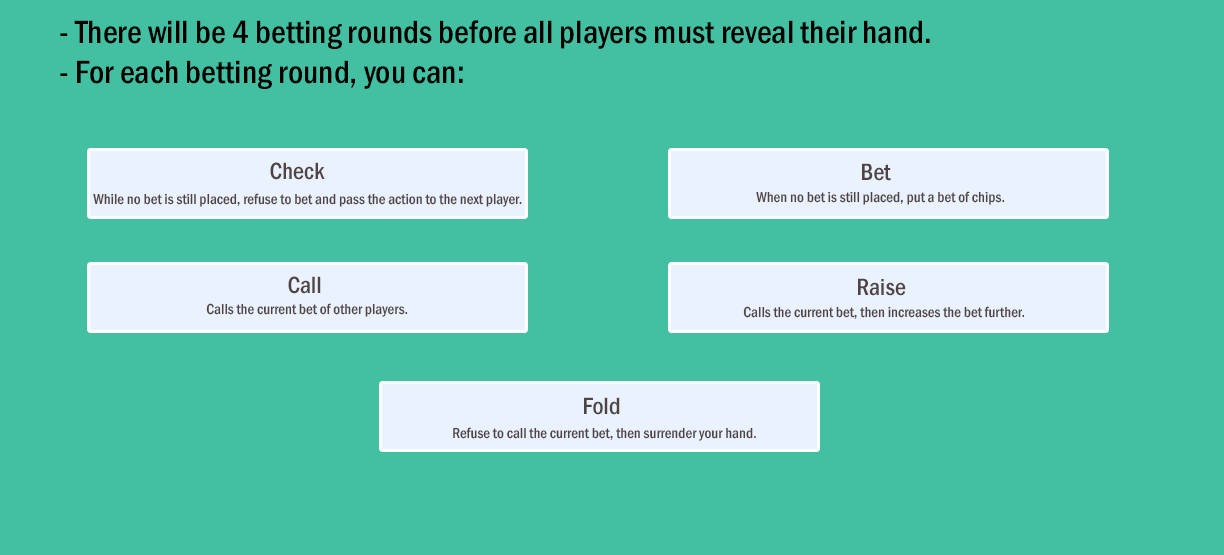
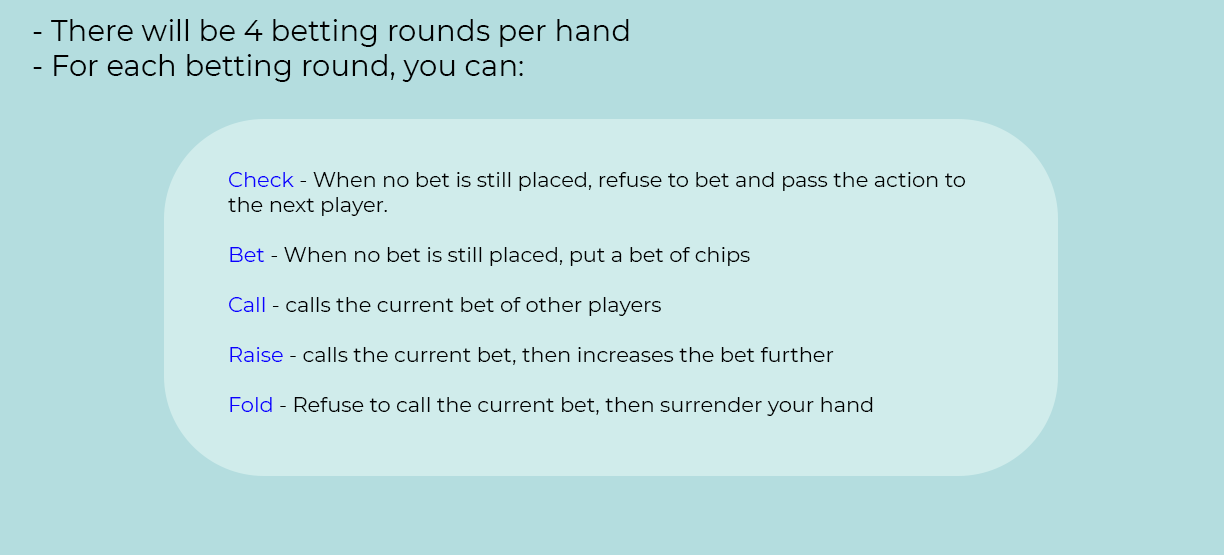
Two versions of the same layered image (1224 x 555). Layer-by-layer changes:
hid "Refuse to call the current bet, then surrender your hand." over <box>379,381,820,452</box>
hid "Calls the current bet, then increases the bet further." over <box>668,262,1109,333</box>
hid "Calls the current bet of other players." over <box>87,262,528,333</box>
hid "While no bet is still placed, refuse to bet and pass the action" over <box>87,148,528,219</box>
hid "When no bet is still placed, put a bet of chips." over <box>668,148,1109,219</box>
added layer "Check - When no bet is still placed, refuse to bet and pass the" above "Rounded Rectangle 1" over <box>228,172,966,416</box>
added layer "Rounded Rectangle 1" above "- There will be 4 betting rounds per hand - For each betting ro" over <box>164,119,1058,476</box>
renamed "- There will be 4 betting rounds before all players must reveal" to "- There will be 4 betting rounds per hand - For each betting ro", painted on it over <box>33,19,930,89</box>
painted on "Rectangle 1" over <box>0,0,1224,555</box>
